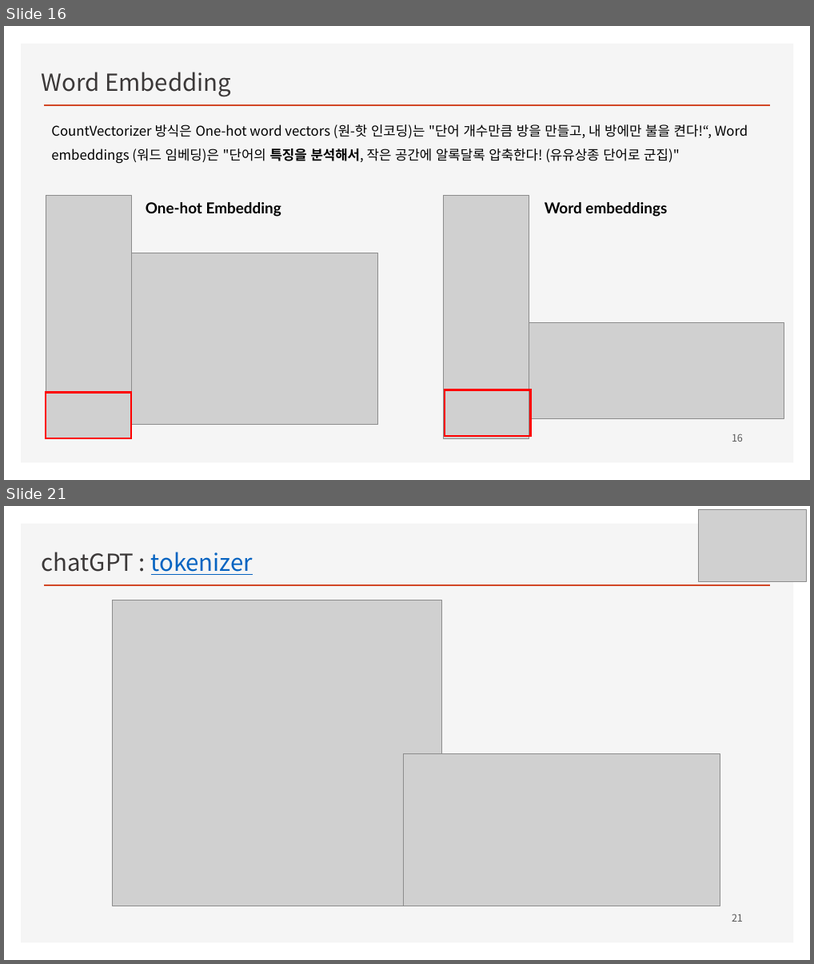
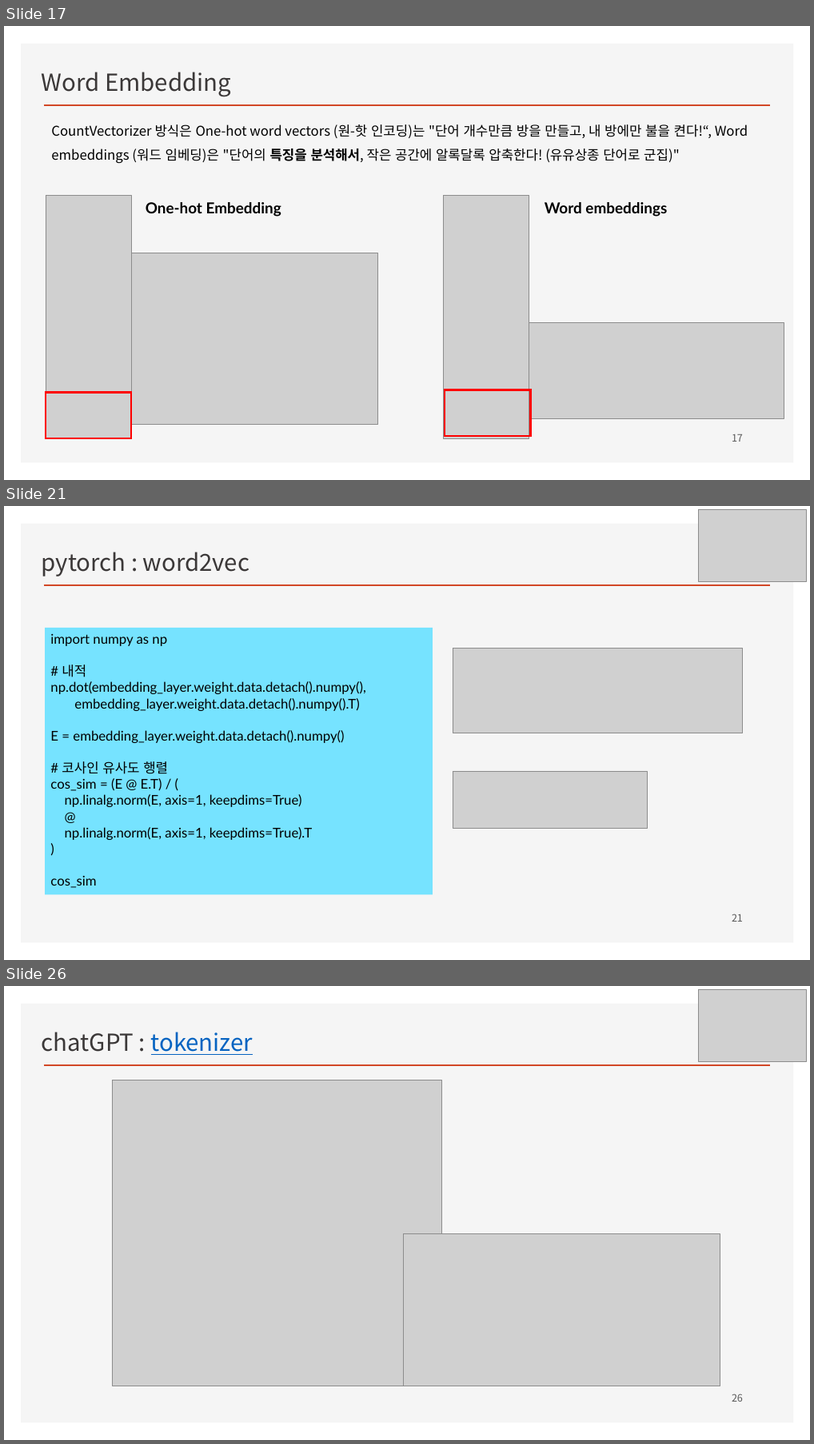
Before and after one commit to ancestor9/mathematics-for-machine-learning, a slide deck: Linear_Algebra/w8_Recommendation System.pptx. Shown one above the other, each under a label of ours: slides 16 and 21 before the commit, slides 17, 21 and 26 after it; the slides between them are not shown. The pictures are 814x964 and 814x1444 pixels, drawn with LibreOffice and Linux fonts; fonts in the diff are those of the drawing; grey boxes stand for pictures; background and template pictures are left out. Boxes give left, top, right and bottom in pixels: in the first picture for what was removed or moved away, otherwise in the second. Text is boxed around its words. In the diff, an @@ line names an element or a change of style, - is before the commit and + after.

```diff
--- a/Linear_Algebra/w8_Recommendation System.pptx
+++ b/Linear_Algebra/w8_Recommendation System.pptx
@@ slide 21 added at [4,506,810,960], background #FFFFFF; not listed: 2 template elements that a slide beside it also shows @@
@@ picture added at [699,510,807,582] @@
@@ text added at [42,552,250,576], 28 pt, text #3B3838 @@
+pytorch : word2vec
@@ rectangle added at [45,628,433,894], fill #76E3FF, 16 pt, text #000000 @@
+import numpy as np
+# 내적
+np.dot(embedding_layer.weight.data.detach().numpy(),
+embedding_layer.weight.data.detach().numpy().T)
+E = embedding_layer.weight.data.detach().numpy()
+# 코사인 유사도 행렬
+cos_sim = (E @ E.T) / (
+np.linalg.norm(E, axis=1, keepdims=True)
+@
+np.linalg.norm(E, axis=1, keepdims=True).T
+)
+cos_sim
@@ picture added at [453,648,742,733] @@
@@ picture added at [453,771,648,828] @@
@@ page number added at [732,913,743,921], 12 pt, text #595959 @@
+21
@@ what was slide 16 is now slide 17 @@
@@ page number at [732,434,743,441]: text changed @@
-16
+17
@@ what was slide 21 is now slide 26 @@
@@ page number at [732,1393,743,1401]: text changed @@
-21
+26
```
Also in this commit, not shown: 8 slides changed, 7 other slides added, 3 slides removed.
